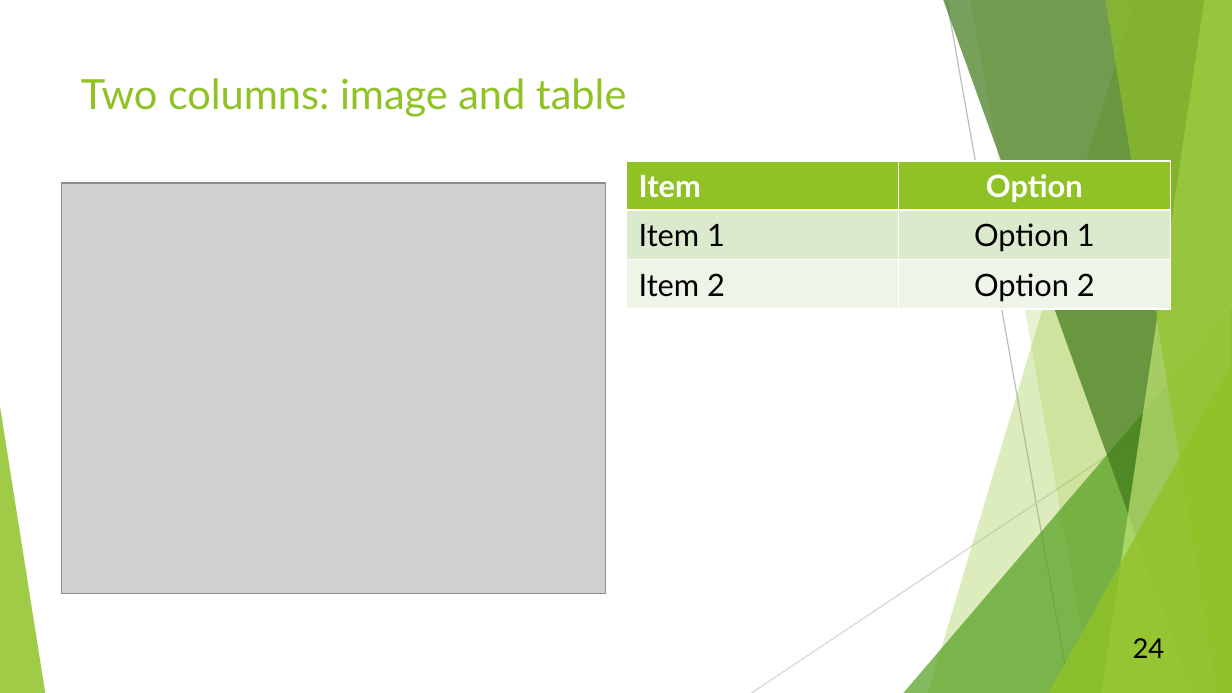
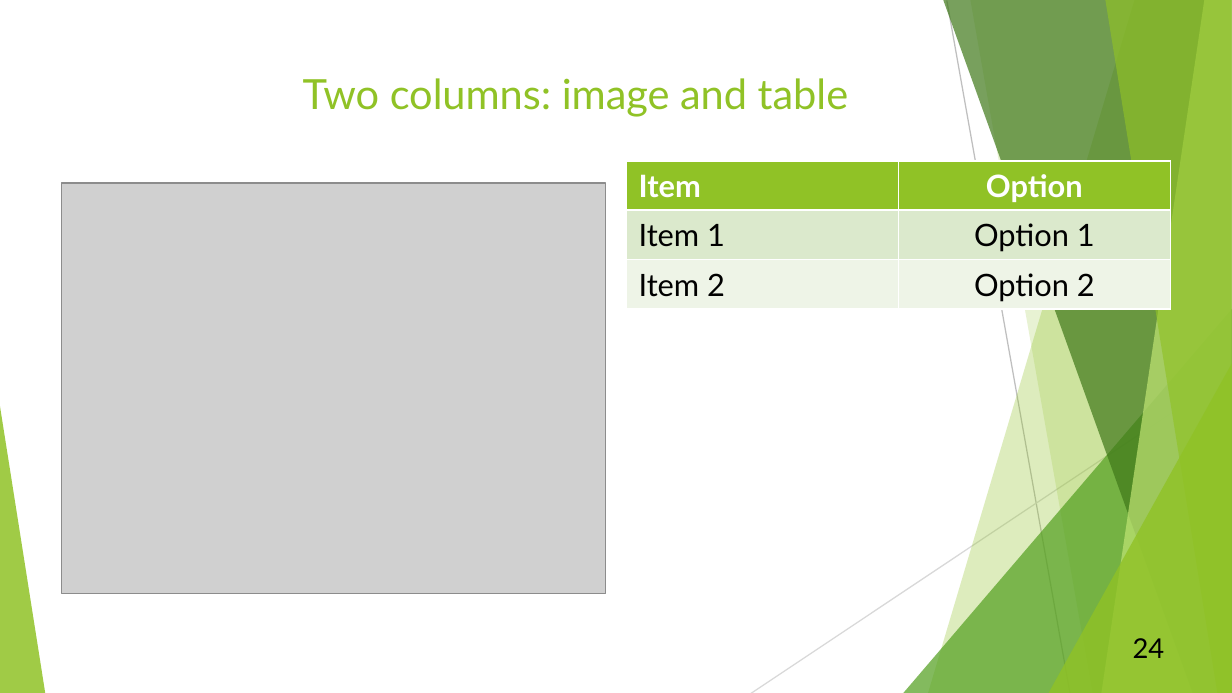
Before and after one commit to SR1000000/Multi-agent-Research-Synthesis, a slide deck: slide 24 of src/processing/export/reference.pptx. Drawn at 1232x693 pixels with LibreOffice and Linux fonts; fonts in the diff are those of the drawing; grey boxes stand for pictures. Boxes give left, top, right and bottom in pixels: in the first picture for what was removed or moved away, otherwise in the second. Text is boxed around its words. In the diff, an @@ line names an element or a change of style, - is before the commit and + after.

```diff
--- a/src/processing/export/reference.pptx
+++ b/src/processing/export/reference.pptx
@@ title "Two columns: image and table": place and size @@
-title "Two columns: image and table" at box(81, 78, 626, 117)
+title "Two columns: image and table" at box(303, 78, 848, 117)
@@ title "Two columns: image and table" at box(303, 78, 848, 117): alignment left to centre @@
```
Also in this commit, not shown: 23 other slides changed, 1 other file.
